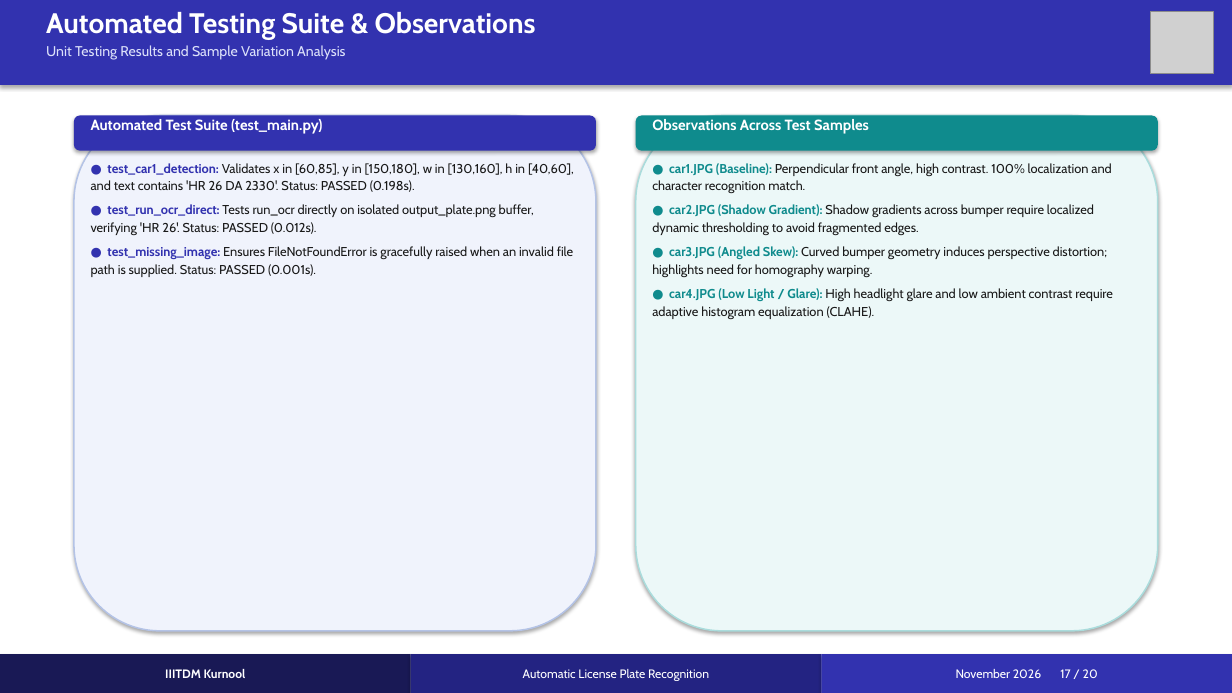
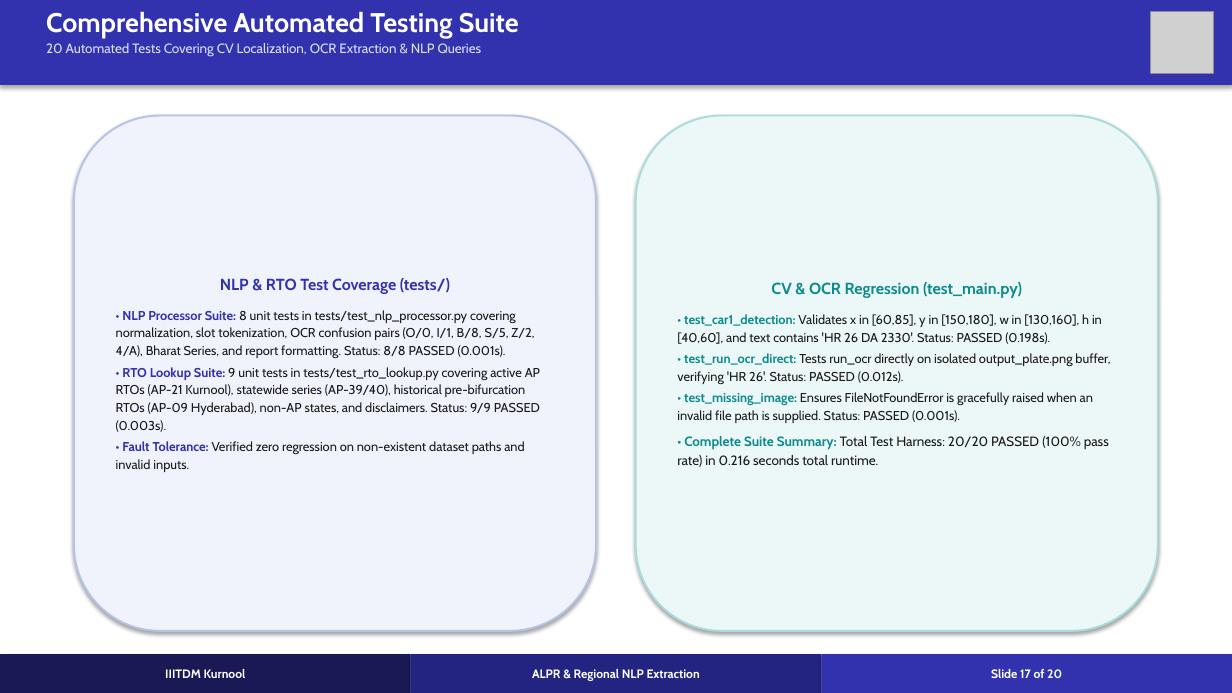
Before and after one commit to Siddukota81/Automatic-License-Plate-Recognition, a slide deck: slide 17 of documentation/License_Plate_Recognition_Presentation.pptx. Drawn at 1232x693 pixels with LibreOffice and Linux fonts; fonts in the diff are those of the drawing; grey boxes stand for pictures. Boxes give left, top, right and bottom in pixels: in the first picture for what was removed or moved away, otherwise in the second. Text is boxed around its words. In the diff, an @@ line names an element or a change of style, - is before the commit and + after.

Commit message:
feat: complete ALPR with AP RTO regional extraction, updated presentation and project report

```diff
--- a/documentation/License_Plate_Recognition_Presentation.pptx
+++ b/documentation/License_Plate_Recognition_Presentation.pptx
@@ text at (46, 11, 519, 57): text changed; size 11 to 10.5 pt @@
-Automated Testing Suite & Observations
-Unit Testing Results and Sample Variation Analysis
+Comprehensive Automated Testing Suite
+20 Automated Tests Covering CV Localization, OCR Extraction & NLP Queries
@@ rounded rectangle "NLP & RTO Test Coverage ..." at (74, 116, 596, 631): outline #B4C3E6 1.2 pt to #B4C3E6 1.5 pt @@
@@ rounded rectangle removed at (74, 116, 596, 151) @@
@@ text removed at (91, 119, 322, 134) @@
-Automated Test Suite (test_main.py)
@@ rounded rectangle "CV & OCR Regression (test_main.py)" at (636, 116, 1158, 631): outline #AADCDC 1.2 pt to #AADCDC 1.5 pt @@
@@ rounded rectangle removed at (636, 116, 1158, 151) @@
@@ text removed at (652, 119, 869, 134) @@
-Observations Across Test Samples
@@ text removed at (91, 163, 574, 277) @@
-● test_car1_detection: Validates x in [60,85], y in [150,180], w in [130,160], h in [40,60], and text contains 'HR 26 DA 2330'. Status: PASSED (0.198s).
-● test_run_ocr_direct: Tests run_ocr directly on isolated output_plate.png buffer, verifying 'HR 26'. Status: PASSED (0.012s).
-● test_missing_image: Ensures FileNotFoundError is gracefully raised when an invalid file path is supplied. Status: PASSED (0.001s).
@@ text removed at (652, 163, 1113, 319) @@
-● car1.JPG (Baseline): Perpendicular front angle, high contrast. 100% localization and character recognition match.
-● car2.JPG (Shadow Gradient): Shadow gradients across bumper require localized dynamic thresholding to avoid fragmented edges.
-● car3.JPG (Angled Skew): Curved bumper geometry induces perspective distortion; highlights need for homography warping.
-● car4.JPG (Low Light / Glare): High headlight glare and low ambient contrast require adaptive histogram equalization (CLAHE).
@@ text in rounded rectangle at (116, 278, 540, 472): text added @@
+NLP & RTO Test Coverage (tests/)
+• NLP Processor Suite: 8 unit tests in tests/test_nlp_processor.py covering normalization, slot tokenization, OCR confusion pairs (O/0, I/1, B/8, S/5, Z/2, 4/A), Bharat Series, and report formatting. Status: 8/8 PASSED (0.001s).
+• RTO Lookup Suite: 9 unit tests in tests/test_rto_lookup.py covering active AP RTOs (AP-21 Kurnool), statewide series (AP-39/40), historical pre-bifurcation RTOs (AP-09 Hyderabad), non-AP states, and disclaimers. Status: 9/9 PASSED (0.003s).
+• Fault Tolerance: Verified zero regression on non-existent dataset paths and invalid inputs.
@@ text in rounded rectangle at (677, 282, 1110, 467): text added @@
+CV & OCR Regression (test_main.py)
+• test_car1_detection: Validates x in [60,85], y in [150,180], w in [130,160], h in [40,60], and text contains 'HR 26 DA 2330'. Status: PASSED (0.198s).
+• test_run_ocr_direct: Tests run_ocr directly on isolated output_plate.png buffer, verifying 'HR 26'. Status: PASSED (0.012s).
+• test_missing_image: Ensures FileNotFoundError is gracefully raised when an invalid file path is supplied. Status: PASSED (0.001s).
+• Complete Suite Summary: Total Test Harness: 20/20 PASSED (100% pass rate) in 0.216 seconds total runtime.
@@ text in rectangle at (532, 669, 700, 681): text changed; bold on @@
-Automatic License Plate Recognition
+ALPR & Regional NLP Extraction
@@ text in rectangle at (991, 669, 1062, 678): text changed; bold on @@
-November 2026 17 / 20
+Slide 17 of 20
```
Also in this commit, not shown: 4 other slides changed, 15 slides added, 15 slides removed, 12 other files.
